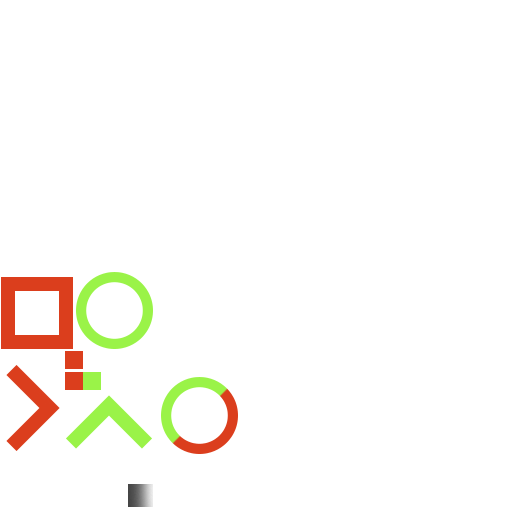
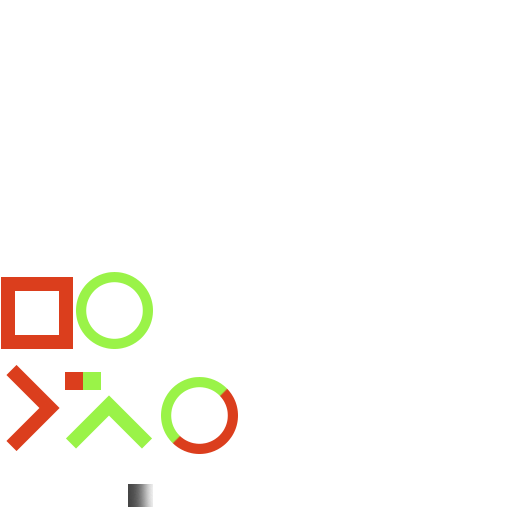
Before/after of a 512x512 layered artwork. What changed in the layer stack:
painted on "Dotted Line X" over (65, 351, 83, 369)
